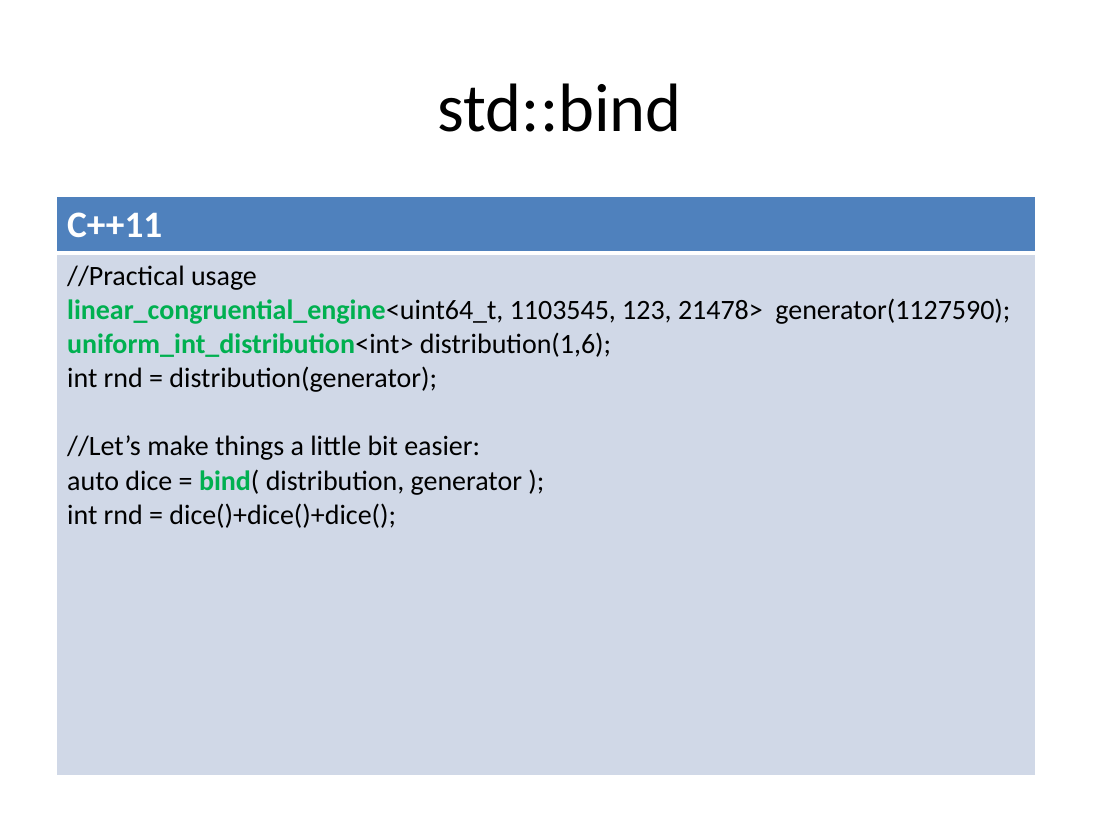
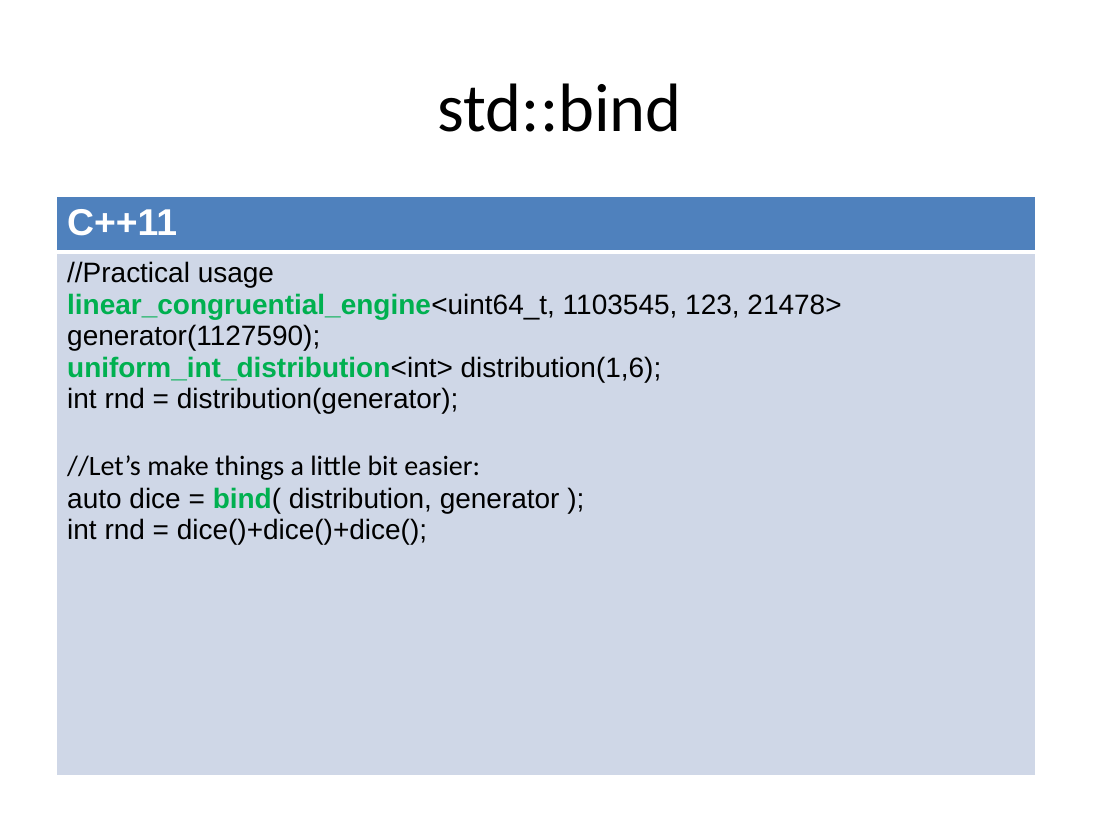
Before and after one commit to xtofl/cpp11training, a slide deck: slide 12 of slides/2.lambdas-c11-121213071023-phpapp02-reordered.pptx (slide 11 before the commit). Drawn at 1120x840 pixels with LibreOffice and Linux fonts; fonts in the diff are those of the drawing. Boxes give left, top, right and bottom in pixels: in the first picture for what was removed or moved away, otherwise in the second. Text is boxed around its words. In the diff, an @@ line names an element or a change of style, - is before the commit and + after.

```diff
--- a/slides/2.lambdas-c11-121213071023-phpapp02-reordered.pptx
+++ b/slides/2.lambdas-c11-121213071023-phpapp02-reordered.pptx
@@ table at bbox=[56, 196, 1036, 563] @@
@@ fill #D0D8E8 to #CFD7E7 in row 2, column 1 @@
@@ font Calibri to Arial in "C++11", "//Practical usage", "linear_congruential_engine<uint64_t, 1103545, 123, 21478> ge ...", "uniform_int_distribution<int> distribution(1,6);" and 3 more places @@
```
Also in this commit, not shown: 10 other slides changed, 1 slide added, 1 other file.
